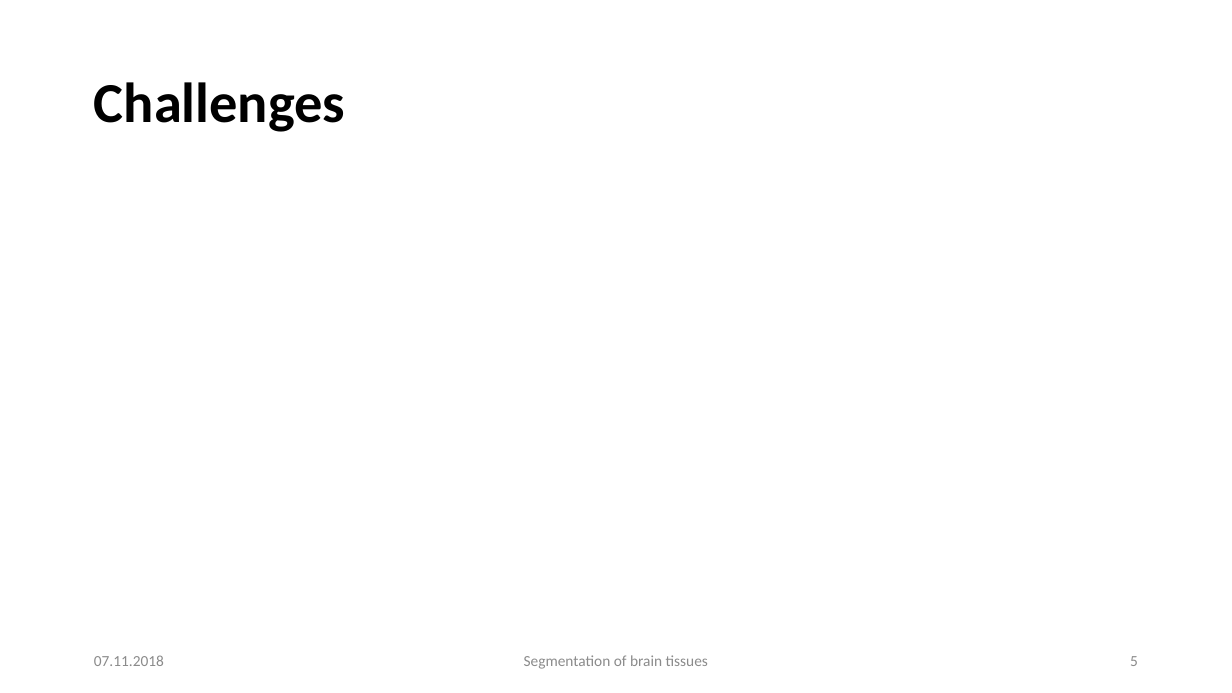
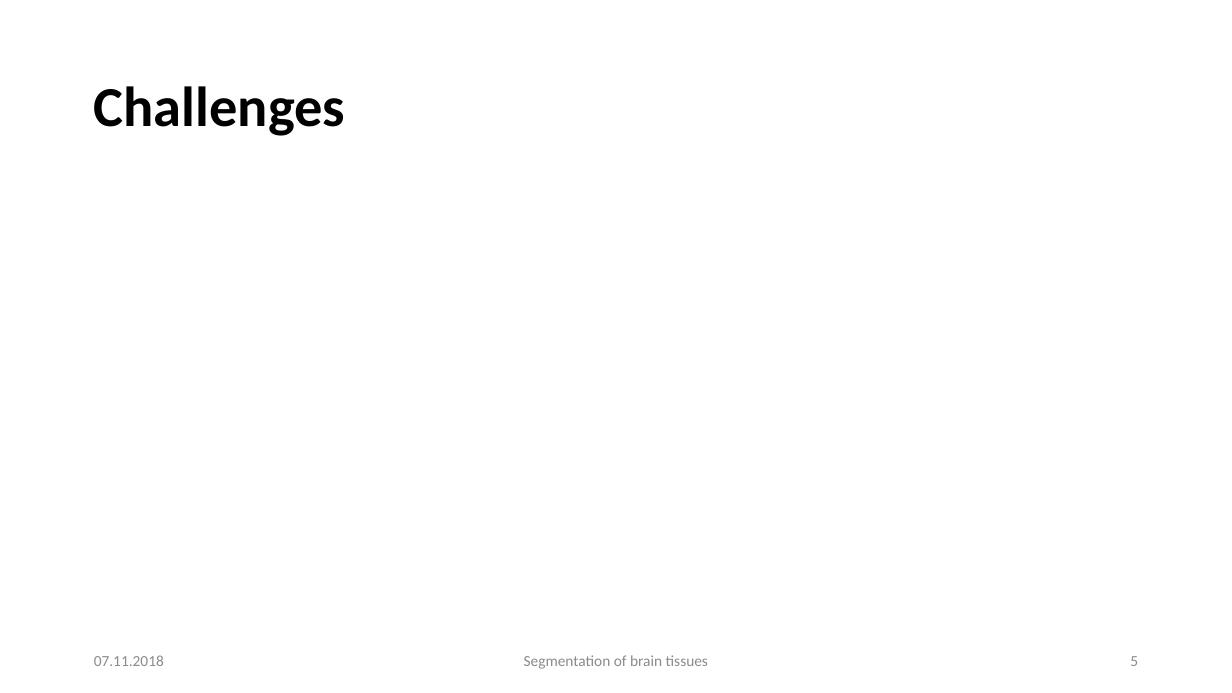
Before and after one commit to mhayoz/MIALab, a slide deck: slide 5 of Midterm Mialab.pptx. Drawn at 1232x693 pixels with LibreOffice and Linux fonts; fonts in the diff are those of the drawing; background and template pictures are left out. Boxes give left, top, right and bottom in pixels: in the first picture for what was removed or moved away, otherwise in the second. Text is boxed around its words. In the diff, an @@ line names an element or a change of style, - is before the commit and + after.

```diff
--- a/Midterm Mialab.pptx
+++ b/Midterm Mialab.pptx
@@ text "Challenges" at (x1=94, y1=86, x2=345, y2=136): line spacing 0.9 to 1 @@
@@ text "07.11.2018" at (x1=94, y1=655, x2=164, y2=666): text colour #8C8C8C to #8B8B8B @@
@@ text "Segmentation of brain tissues" at (x1=524, y1=655, x2=708, y2=669): text colour #8C8C8C to #8B8B8B @@
```
Also in this commit, not shown: 6 other slides changed, 2 slides added.
